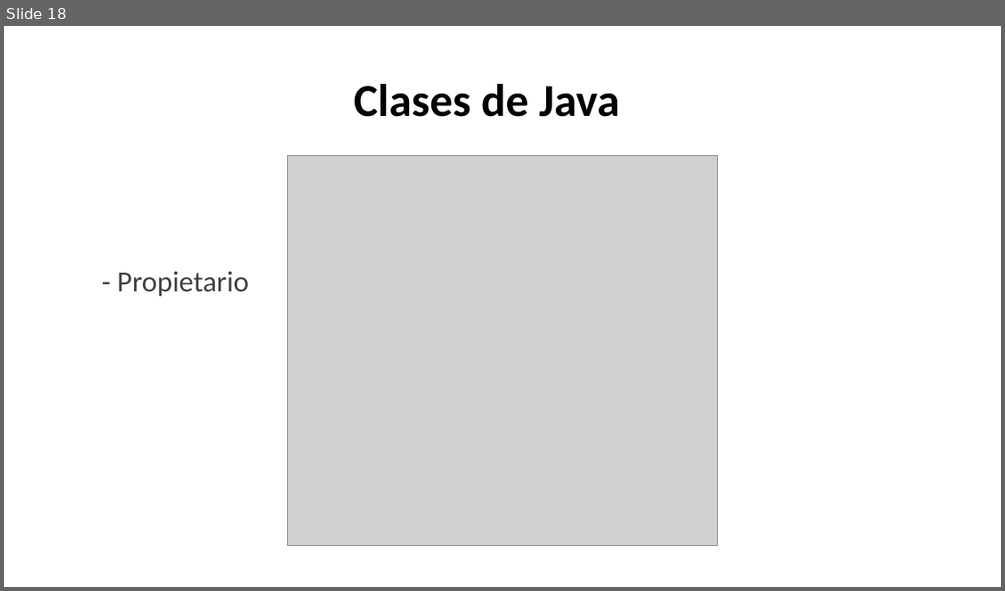
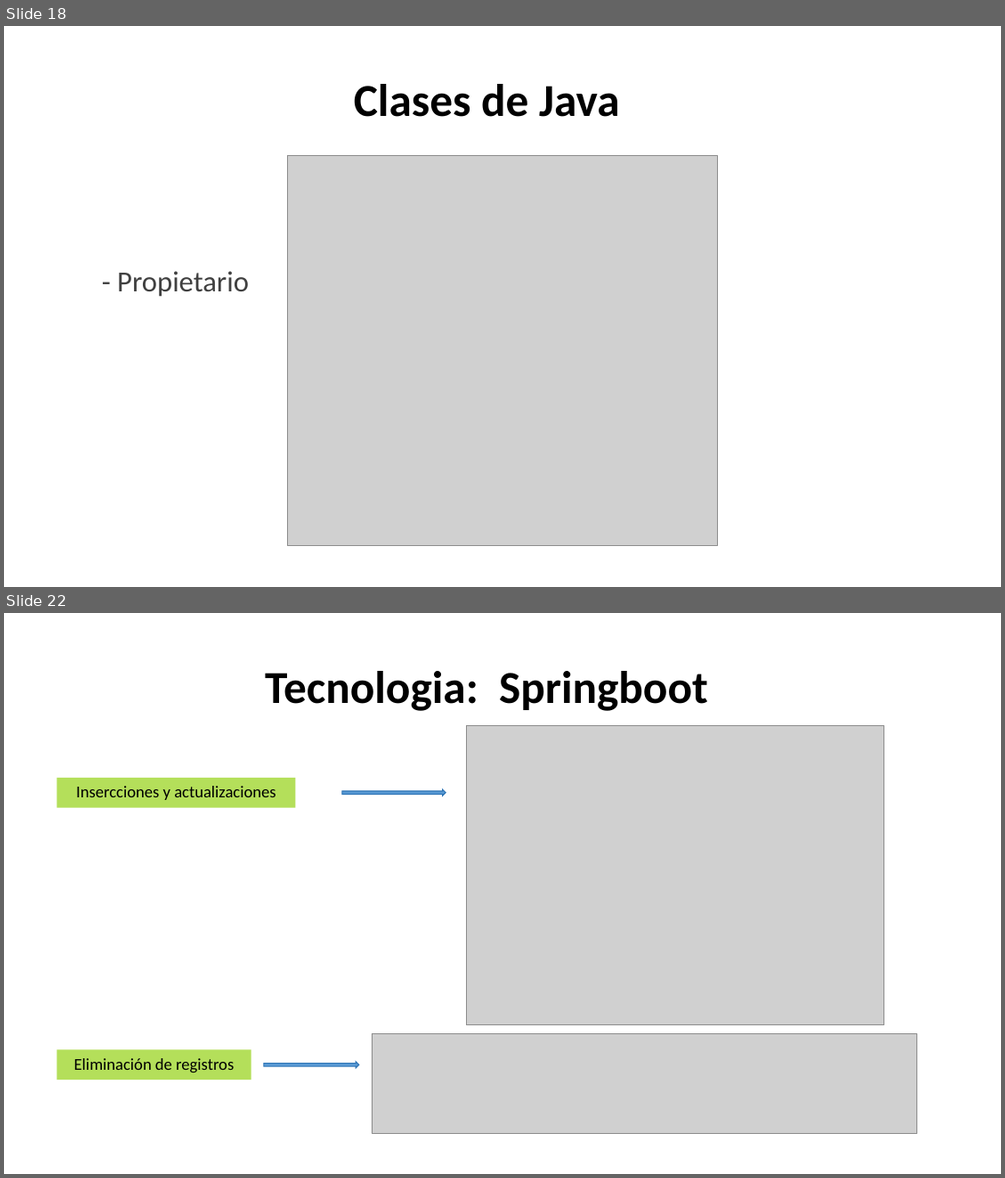
Before and after one commit to Peypa0512/Proyecto_Final, a slide deck: Presentación proyecto.pptx. Shown one above the other, each under a label of ours: slide 18 before the commit, slides 18 and 22 after it; the slides between them are not shown. The pictures are 1005x591 and 1005x1178 pixels, drawn with LibreOffice and Linux fonts; fonts in the diff are those of the drawing; grey boxes stand for pictures. Boxes give left, top, right and bottom in pixels: in the first picture for what was removed or moved away, otherwise in the second. Text is boxed around its words. In the diff, an @@ line names an element or a change of style, - is before the commit and + after.

```diff
--- a/Presentación proyecto.pptx
+++ b/Presentación proyecto.pptx
@@ slide 22 added at [4,613,1001,1174], background #FFFFFF @@
@@ title added at [265,671,708,711], 44 pt, text #000000, bold @@
+Tecnologia: Springboot
@@ picture added at [466,726,884,1025] @@
@@ rectangle added at [57,778,296,807], fill #B4DF5A, 16 pt, text #000000 @@
+Insercciones y actualizaciones
@@ right arrow added at [342,789,445,795], fill #5B9BD5, outline #2E75B6 1 pt @@
@@ picture added at [372,1033,917,1133] @@
@@ rectangle added at [57,1050,251,1079], fill #B4DF5A, 16 pt, text #000000 @@
+Eliminación de registros
@@ right arrow added at [264,1062,358,1068], fill #5B9BD5, outline #2E75B6 1 pt @@
```
Also in this commit, not shown: 2 slides changed, 9 other slides added, 11 other files.
